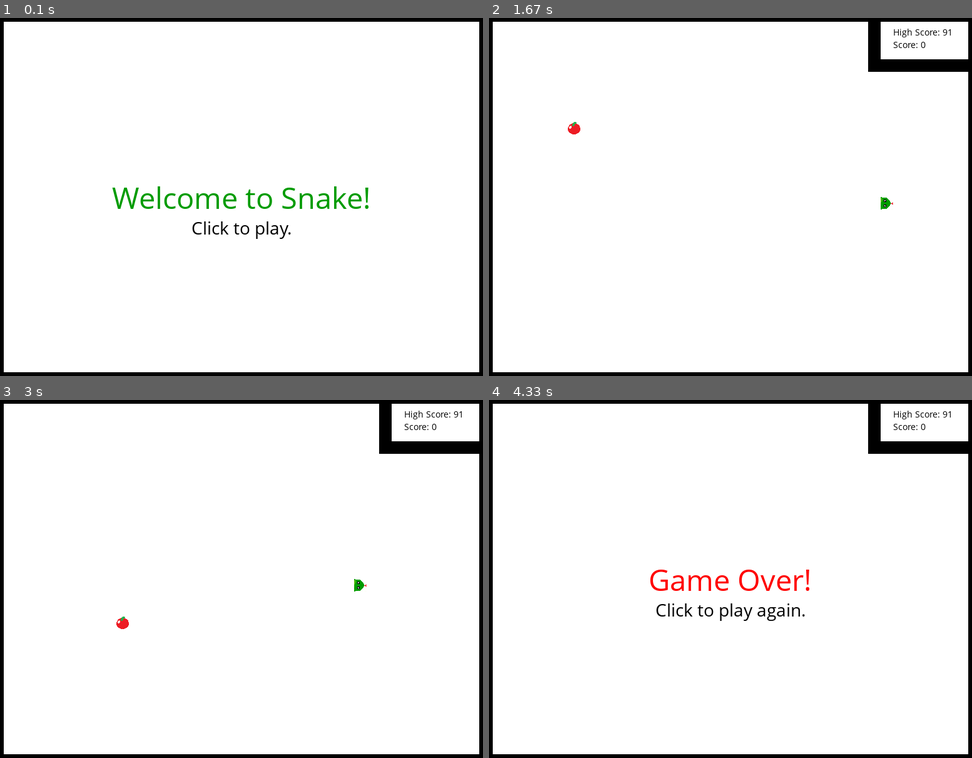
Above: before the commit, frames 1-4 (two rows, left to right).
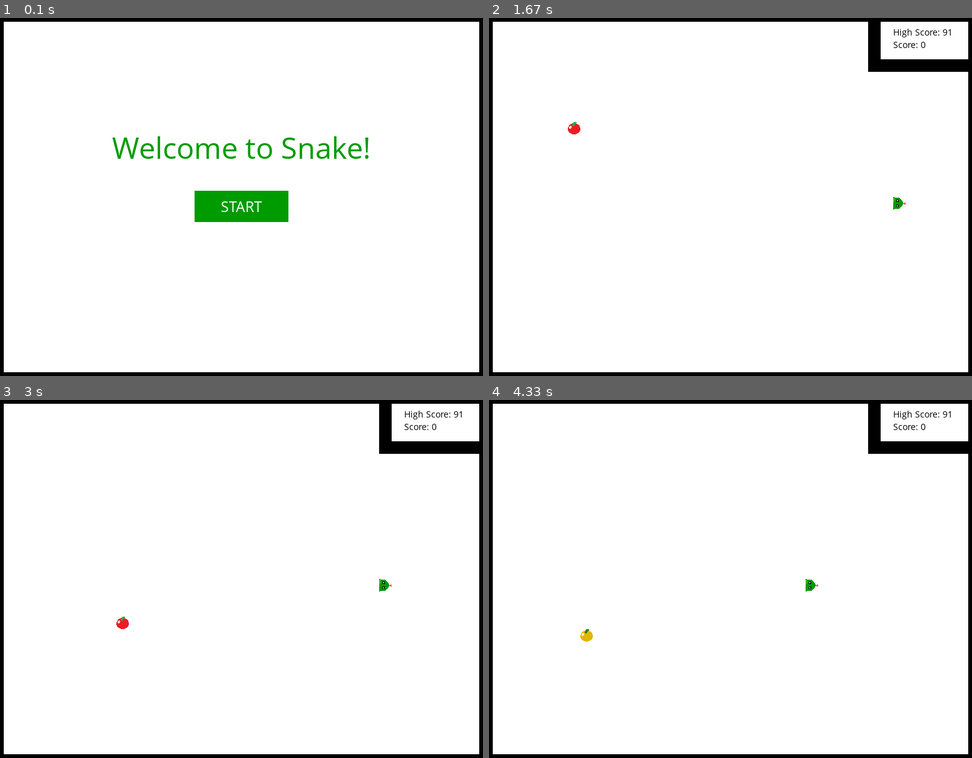
Above: after the commit, the same moments.

Repository: HannahGuo/PythonSnake
Game: pygame game, started from MainGame.py
Same seed, same stepped clock (60 frames per second), same inputs: the game is played once before the commit and once after it.
Inputs (mouse positions are in pixels of both pictures, inside the frame that each line leads up to):
- Up to frame 1 (0.1 s): no input
- Up to frame 2 (1.67 s): press the mouse at (889, 186) at 0.37 s; move the mouse to (812, 204) at 0.47 s; release the mouse at (735, 222) at 0.6 s; hold S 0.67-1.13 s; hold Right 0.67-1.13 s; click (575, 286) at 0.75 s; tap P at 1.17 s; press the mouse at (889, 186) at 1.53 s; move the mouse to (904, 239) at 1.63 s
- Up to frame 3 (3 s): release the mouse at (429, 675) at 1.77 s; hold A 1.83-2.3 s; hold Right 1.83-2.3 s; press the mouse at (400, 568) at 2.37 s; move the mouse to (333, 532) at 2.47 s; release the mouse at (265, 493) at 2.6 s
- Up to frame 4 (4.33 s): hold Up 3.17-3.47 s; press the mouse at (889, 568) at 4.03 s; move the mouse to (730, 514) at 4.13 s; release the mouse at (566, 460) at 4.27 s

The runs differ from the first frame. In frame 1, 3.4% of the frame differs, in the area x 23-77%, y 33-62%; in frame 2, 0.1%; in frame 3, 0.1%; in frame 4, 1.1%.

Commit message:
Updated start screen

Diff:
--- a/MainGame.py
+++ b/MainGame.py
@@ -9,34 +9,40 @@
 black = (0, 0, 0)
 red = (255, 0, 0)
 green = (0, 155, 0)
+lightGreen = (97, 206, 97)
 
 # Game property constants
-block_size = 20
-display_width = 800
-display_height = 600
-boundX = display_width - (block_size * 2)
-boundY = display_height - (block_size * 2)
+blockSize = 20
+displayWidth = 800
+displayHeight = 600
+centerDisplayWidth = displayWidth / 2
+centerDisplayHeight = displayHeight / 2
+boundX = displayWidth - (blockSize * 2)
+boundY = displayHeight - (blockSize * 2)
 scoreOffsetX = 140
 scoreOffsetY = 27
-scoreBoundWidth = display_width - 180
-scoreBoundHeight = 100 - block_size
-
-FPS = 12
+scoreBoundWidth = displayWidth - 180
+scoreBoundHeight = 100 - blockSize
+
+FPS = 15
 
 # Game variables
 degrees = 270
 randAppleX, randAppleY = (0,) * 2
 goldenApple = random.randint(1, 10) == 10
-lead_x = display_width / 2
-lead_y = display_height / 2
-lead_x_change = block_size
-lead_y_change = 0
+leadX = centerDisplayWidth
+leadY = centerDisplayHeight
+leadXChange = blockSize
+leadYChange = 0
 appleCounter = 0
 highScore = 0
+buttonWidth = 150
+buttonHeight = 50
 snakeList = []
 
 # Importing font
 bodyFont = pygame.font.SysFont("comicsansms", 50)
+buttonFont = pygame.font.SysFont("comicsansms", 25)
 
 # Importing images
 snakeHeadImage = pygame.image.load("images/SnakeHead.png")
@@ -46,7 +52,7 @@
 icon = pygame.image.load("images/Icon.png")
 
 # Configuring display
-gameDisplay = pygame.display.set_mode((display_width, display_height))
+gameDisplay = pygame.display.set_mode((displayWidth, displayHeight))
 pygame.display.set_caption("Snake")
 pygame.display.set_icon(icon)
 clock = pygame.time.Clock()
@@ -68,18 +74,35 @@
     """
     while True:
         fillBackground(True)
-        put_message_center("Welcome to Snake!", green)
-        put_message_custom("Click to play.", black, fontSize=30, offsetY=50)
-        pygame.display.update()
-        clock.tick(FPS)
+        put_message_custom("Welcome to Snake!", green, -80)
 
         events = pygame.event.get()
         for event in events:
             if event.type == pygame.QUIT:
                 quitProgram()
-            if event.type == pygame.MOUSEBUTTONDOWN:
+
+        gameDisplay.fill(green, (centerDisplayWidth - (buttonWidth / 2), centerDisplayHeight - 10, buttonWidth, buttonHeight))
+
+        cursorPos = pygame.mouse.get_pos()
+        leftButtonState = pygame.mouse.get_pressed()[0]
+
+        if (centerDisplayWidth - (buttonWidth / 2)) < cursorPos[0] < centerDisplayWidth + (buttonWidth / 2) and \
+             (centerDisplayHeight - 10) < cursorPos[1] < centerDisplayHeight - 10 + buttonHeight:
+            gameDisplay.fill(lightGreen, (centerDisplayWidth - (buttonWidth / 2), centerDisplayHeight - 10, buttonWidth, buttonHeight))
+            if leftButtonState:
                 reset()
-                gameLoop()
+                return
+
+        drawButtonText("START", white, -10)
+        pygame.display.update()
+
+
+def drawButtonText(text, colour, yOffset):
+    displayText = buttonFont.render(text, True, colour)
+
+    gameDisplay.blit(displayText, [centerDisplayWidth - (displayText.get_rect().width / 2),
+                                   centerDisplayHeight + (buttonHeight / 2) - (
+                                               displayText.get_rect().height / 2) + yOffset])
 
 
 def showScores(score, new):
@@ -90,14 +113,14 @@
     :return:
     """
     screen_text = pygame.font.SysFont("comicsansms", 15).render("Score: " + str(score), True, black)
-    gameDisplay.blit(screen_text, (display_width - scoreOffsetX, scoreOffsetY + 20))
+    gameDisplay.blit(screen_text, (displayWidth - scoreOffsetX, scoreOffsetY + 20))
 
     high_score = pygame.font.SysFont("comicsansms", 15).render("High Score: " + str(highScore), True, black)
 
     if new:
         high_score = pygame.font.SysFont("comicsansms", 15).render("New High Score!", True, red)
 
-    gameDisplay.blit(high_score, (display_width - scoreOffsetX, scoreOffsetY))
+    gameDisplay.blit(high_score, (displayWidth - scoreOffsetX, scoreOffsetY))
 
 
 def pause():
@@ -132,18 +155,18 @@
 
     goldenApple = generateGoldenApple()
 
-    randAppleX = round(random.randint(block_size * 2, boundX - (block_size * 4)) / block_size) * \
-                 block_size
-    randAppleY = round(random.randint(block_size * 2, boundY - (block_size * 4)) / block_size) * \
-                 block_size
+    randAppleX = round(random.randint(blockSize * 2, boundX - (blockSize * 4)) / blockSize) * \
+                 blockSize
+    randAppleY = round(random.randint(blockSize * 2, boundY - (blockSize * 4)) / blockSize) * \
+                 blockSize
 
     while [randAppleX, randAppleY] in snakeList or randAppleX == lastAppleX or randAppleY == lastAppleY or \
             (randAppleX >= scoreBoundWidth and randAppleY <= scoreBoundHeight):
         # if the apple generates under the snake or within the high score box, regenerate it
-        randAppleX = round(random.randint(block_size * 2, boundX - scoreBoundWidth - (block_size * 4)) / block_size) * \
-                     block_size
-        randAppleY = round(random.randint(block_size * 2, boundY - scoreBoundHeight - (block_size * 4)) / block_size) * \
-                     block_size
+        randAppleX = round(random.randint(blockSize * 2, boundX - scoreBoundWidth - (blockSize * 4)) / blockSize) * \
+                     blockSize
+        randAppleY = round(random.randint(blockSize * 2, boundY - scoreBoundHeight - (blockSize * 4)) / blockSize) * \
+                     blockSize
 
     print(str(randAppleY) + " " + str(randAppleX))
 
@@ -178,8 +201,8 @@
     :return:
     """
     screen_text = bodyFont.render(message, True, color)
-    gameDisplay.blit(screen_text, [(display_width / 2) - (screen_text.get_rect().width / 2),
-                                   (display_height / 2) - (screen_text.get_rect().height / 2)])
+    gameDisplay.blit(screen_text, [(centerDisplayWidth) - (screen_text.get_rect().width / 2),
+                                   (centerDisplayHeight) - (screen_text.get_rect().height / 2)])
 
 
 def put_message_custom(message, color, offsetY, fontSize=50):
@@ -192,8 +215,8 @@
     :return:
     """
     screen_text = pygame.font.SysFont("comicsansms", fontSize).render(message, True, color)
-    gameDisplay.blit(screen_text, [(display_width / 2) - (screen_text.get_rect().width / 2),
-                                   ((display_height / 2) - (screen_text.get_rect().height / 2) + offsetY)])
+    gameDisplay.blit(screen_text, [(centerDisplayWidth) - (screen_text.get_rect().width / 2),
+                                   ((centerDisplayHeight) - (screen_text.get_rect().height / 2) + offsetY)])
 
 
 def quitProgram():
@@ -211,11 +234,11 @@
     :return:
     """
     gameDisplay.fill(black)
-    gameDisplay.fill(white, [block_size, block_size, boundX, boundY])
+    gameDisplay.fill(white, [blockSize, blockSize, boundX, boundY])
 
     if not startScreen:
-        gameDisplay.fill(black, [scoreBoundWidth, block_size, display_width - 150, scoreBoundHeight])
-        gameDisplay.fill(white, [(scoreBoundWidth + block_size, block_size), (block_size * 7, 100 - (block_size * 2))])
+        gameDisplay.fill(black, [scoreBoundWidth, blockSize, displayWidth - 150, scoreBoundHeight])
+        gameDisplay.fill(white, [(scoreBoundWidth + blockSize, blockSize), (blockSize * 7, 100 - (blockSize * 2))])
 
 
 def reset():
@@ -226,20 +249,20 @@
     global appleCounter
     global degrees
     global highScore
-    global lead_x
-    global lead_y
-    global lead_x_change
-    global lead_y_change
+    global leadX
+    global leadY
+    global leadXChange
+    global leadYChange
     global randAppleX
     global randAppleY
     global snakeList
     global goldenApple
 
     degrees = 270
-    lead_x = display_width / 2
-    lead_y = display_height / 2
-    lead_x_change = block_size
-    lead_y_change = 0
+    leadX = centerDisplayWidth
+    leadY = centerDisplayHeight
+    leadXChange = blockSize
+    leadYChange = 0
     randAppleX, randAppleY, appleCounter = (0,) * 3
     snakeList = []
     goldenApple = generateGoldenApple()
@@ -253,15 +276,15 @@
     global appleCounter
     global degrees
     global highScore
-    global lead_x
-    global lead_y
-    global lead_x_change
-    global lead_y_change
+    global leadX
+    global leadY
+    global leadXChange
+    global leadYChange
     global snakeList
     global goldenApple
     global FPS
-    lead_x_change = block_size
-    lead_y_change = 0
+    leadXChange = blockSize
+    leadYChange = 0
     gameOver = False
     goldenApple = generateGoldenApple()
 
@@ -296,35 +319,35 @@
                 quitProgram()
             if event.type == pygame.KEYDOWN:  # key presses
                 if (len(snakeList) < 2 or degrees != 270) and (event.key == pygame.K_LEFT or event.key == pygame.K_a):
-                    lead_x_change = -block_size
-                    lead_y_change = 0
+                    leadXChange = -blockSize
+                    leadYChange = 0
                     degrees = 90
                 elif (len(snakeList) < 2 or degrees != 90) and (event.key == pygame.K_RIGHT or event.key == pygame.K_d):
-                    lead_x_change = block_size
-                    lead_y_change = 0
+                    leadXChange = blockSize
+                    leadYChange = 0
                     degrees = 270
                 elif (len(snakeList) < 2 or degrees != 180) and (event.key == pygame.K_UP or event.key == pygame.K_w):
-                    lead_y_change = -block_size
-                    lead_x_change = 0
+                    leadYChange = -blockSize
+                    leadXChange = 0
                     degrees = 0
                 elif (len(snakeList) < 2 or degrees != 0) and (event.key == pygame.K_DOWN or event.key == pygame.K_s):
-                    lead_y_change = block_size
-                    lead_x_change = 0
+                    leadYChange = blockSize
+                    leadXChange = 0
                     degrees = 180
                 elif event.key == pygame.K_p:
                     pause()
 
-        lead_x += lead_x_change
-        lead_y += lead_y_change
-
-        if lead_x == randAppleX and lead_y == randAppleY:  # if the snake has eaten the apple
+        leadX += leadXChange
+        leadY += leadYChange
+
+        if leadX == randAppleX and leadY == randAppleY:  # if the snake has eaten the apple
             if goldenApple:
                 appleCounter += 3
             else:
                 appleCounter += 1
             randomApple()
 
-        snakeHead = [lead_x, lead_y]  # updates the snake's head location
+        snakeHead = [leadX, leadY]  # updates the snake's head location
 
         # checks if a golden apple should be generated
         if goldenApple:
@@ -334,8 +357,8 @@
 
         # condition checking if the snake has run into itself or gone out of bounds
         if snakeHead in snakeList[:-1] or \
-                (lead_x > boundX or lead_x < block_size or lead_y > boundY or lead_y < block_size)\
-                or (lead_x >= scoreBoundWidth and lead_y <= scoreBoundHeight):
+                (leadX > boundX or leadX < blockSize or leadY > boundY or leadY < blockSize)\
+                or (leadX >= scoreBoundWidth and leadY <= scoreBoundHeight):
             gameOver = True
 
         snakeList.append(snakeHead)  # add the snakeHead
@@ -349,7 +372,9 @@
 
         showScores(appleCounter, highScore < appleCounter)
         pygame.display.update()
-        clock.tick(FPS + appleCounter / 10)  # set FPS, scales with how many apples the user has
-
-
-startScreen()
+        clock.tick(FPS + (appleCounter / 50))  # set FPS, scales with how many apples the user has
+        print(FPS + (appleCounter / 50))
+
+while True:
+    startScreen()
+    gameLoop()
